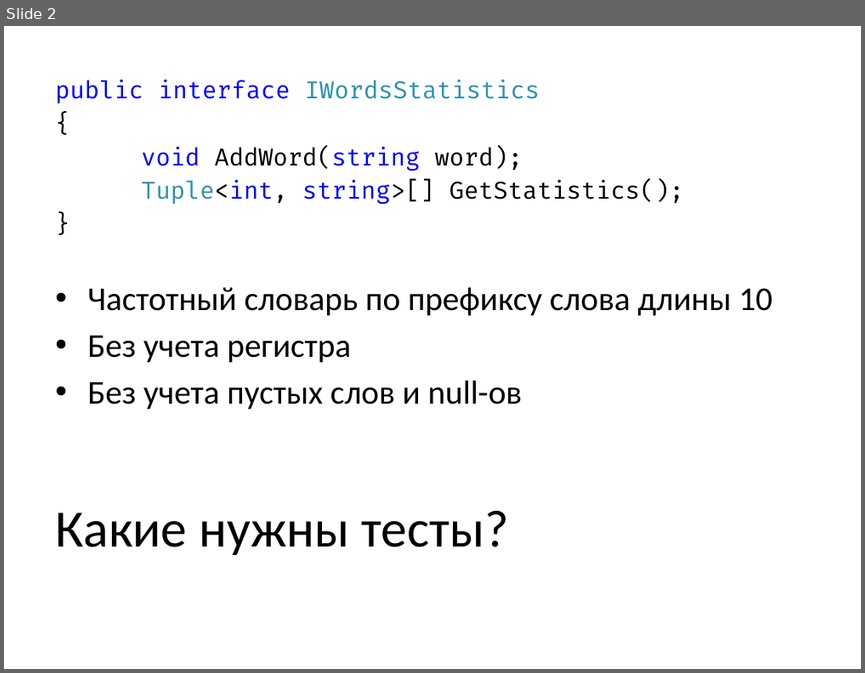
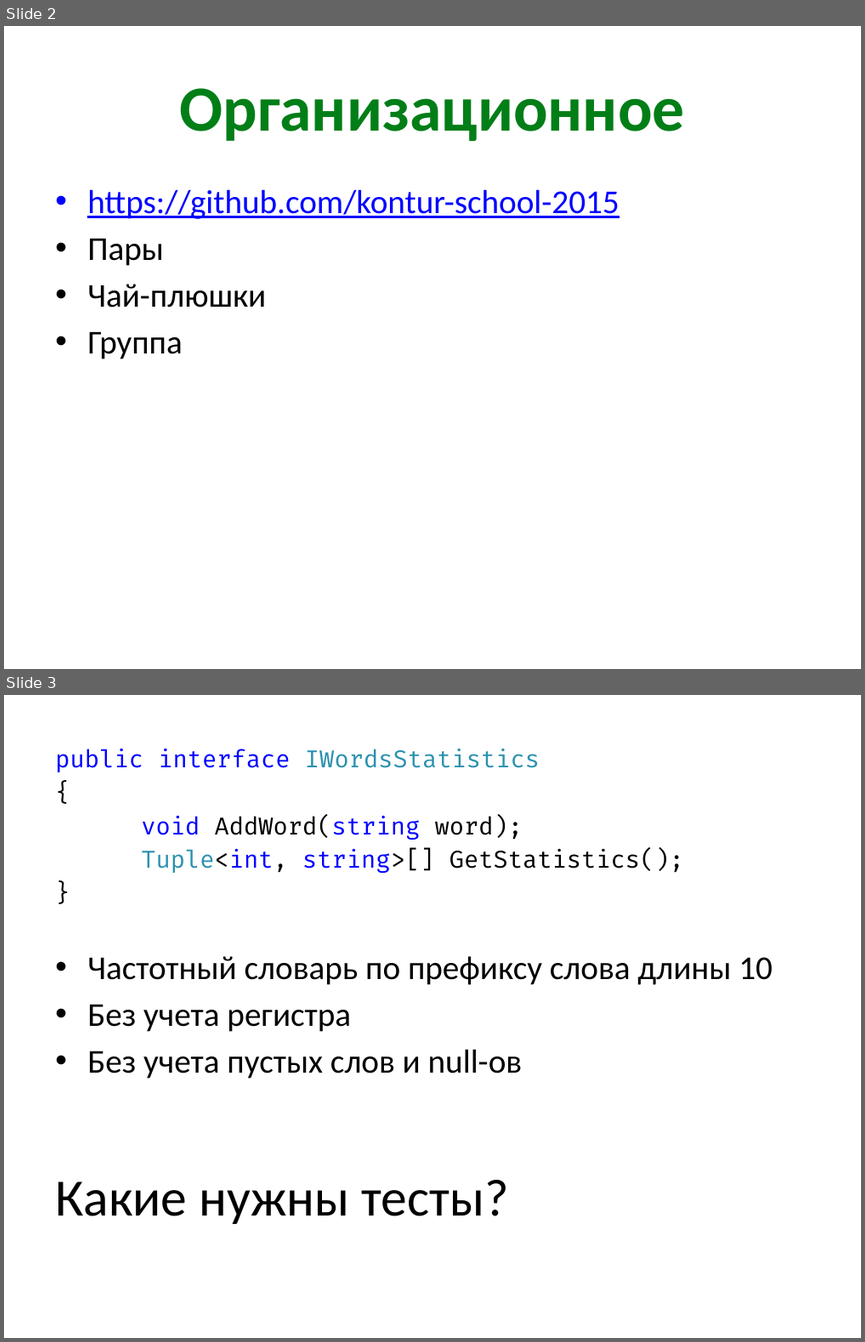
Before and after one commit to kontur-school-2015/01-quality, a slide deck: slides/quality-slides.pptx. Shown one above the other, each under a label of ours: slide 2 before the commit, slides 2 and 3 after it. The pictures are 865x673 and 865x1342 pixels, drawn with LibreOffice and Linux fonts; fonts in the diff are those of the drawing. Boxes give left, top, right and bottom in pixels: in the first picture for what was removed or moved away, otherwise in the second. Text is boxed around its words. In the diff, an @@ line names an element or a change of style, - is before the commit and + after.

```diff
--- a/slides/quality-slides.pptx
+++ b/slides/quality-slides.pptx
@@ slide 2 added at (4,26,861,669), background #FFFFFF @@
@@ title added at (180,88,685,142), 54 pt, text #027E17, bold @@
+Организационное
@@ text added at (87,189,619,359), 28 pt, text #0000FF, underline @@
+• https://github.com/kontur-school-2015
+• Пары
+• Чай-плюшки
+• Группа
@@ what was slide 2 is now slide 3 @@
```
Also in this commit, not shown: 1 slide changed, 1 other file.
